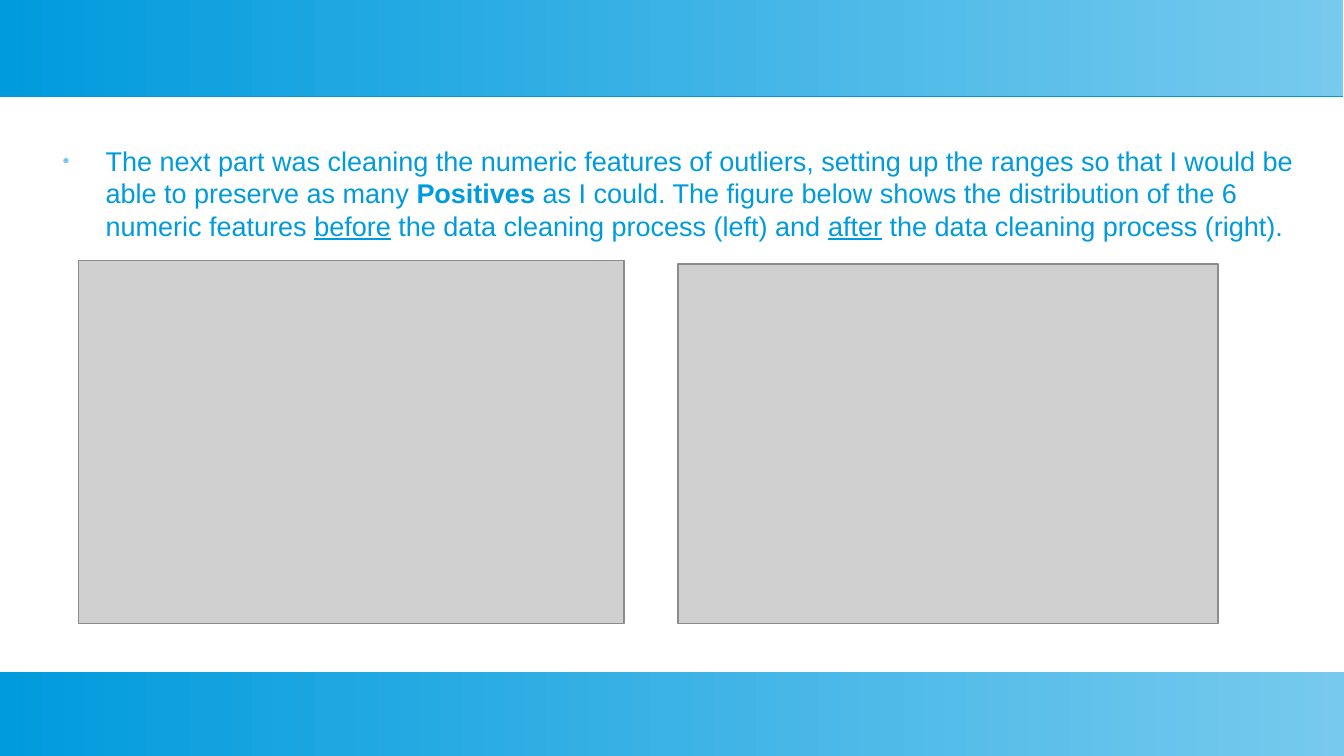
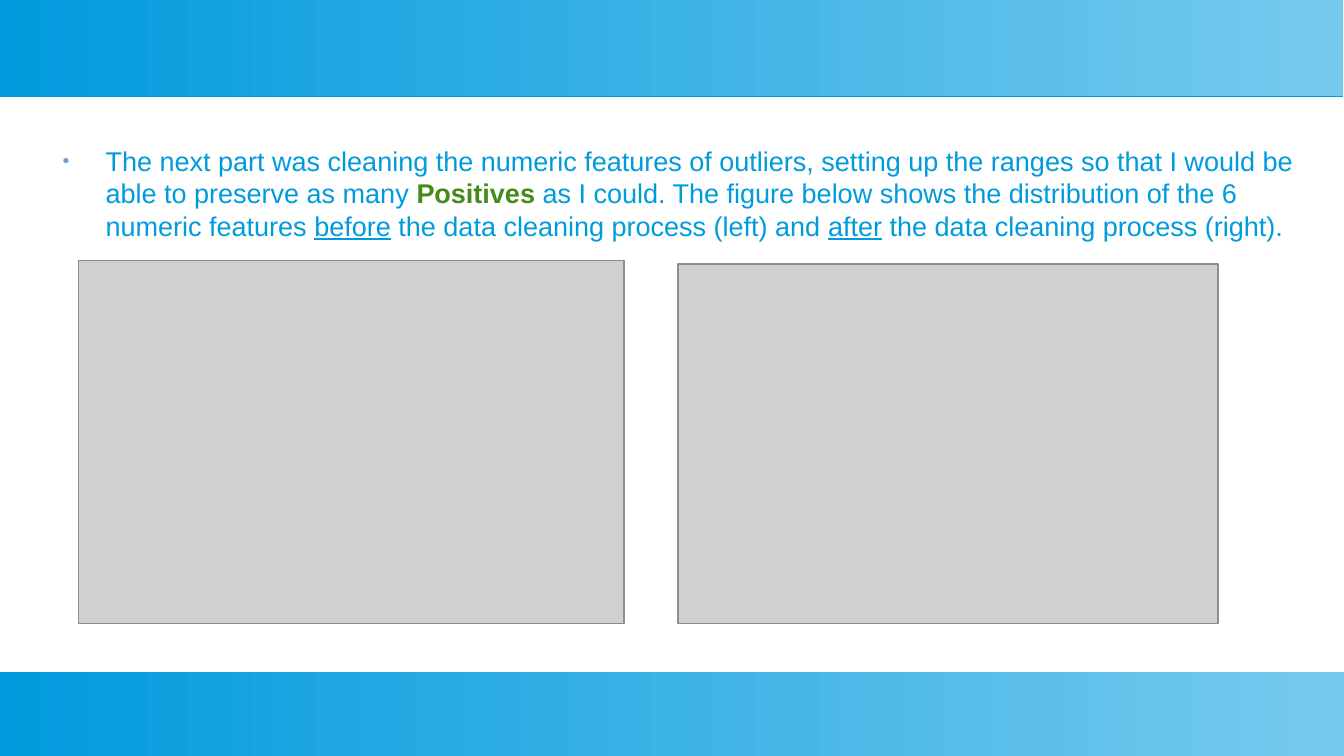
Before and after one commit to Sir-Slade/covid_prediction_project, a slide deck: slide 7 of Covid_Predictor_Report.odp (slide 6 before the commit). Drawn at 1344x756 pixels with LibreOffice and Linux fonts; fonts in the diff are those of the drawing; grey boxes stand for pictures. Boxes give left, top, right and bottom in pixels: in the first picture for what was removed or moved away, otherwise in the second. Text is boxed around its words. In the diff, an @@ line names an element or a change of style, - is before the commit and + after.

Commit message:
Created figures for significance tests, chi-squared tests and correlations, added them to the report and continued writting the report. We are now in the Model develoment and experiments phase of the report

```diff
--- a/Covid_Predictor_Report.odp
+++ b/Covid_Predictor_Report.odp
@@ text "The next part was cleaning ..." at (106,151,1293,241): text colour #009BDD to #468A1A in "Positives"; bullet colour #77CAEE to #729FCF @@
```
Also in this commit, not shown: 7 other slides changed, 5 slides added, 3 other files.
